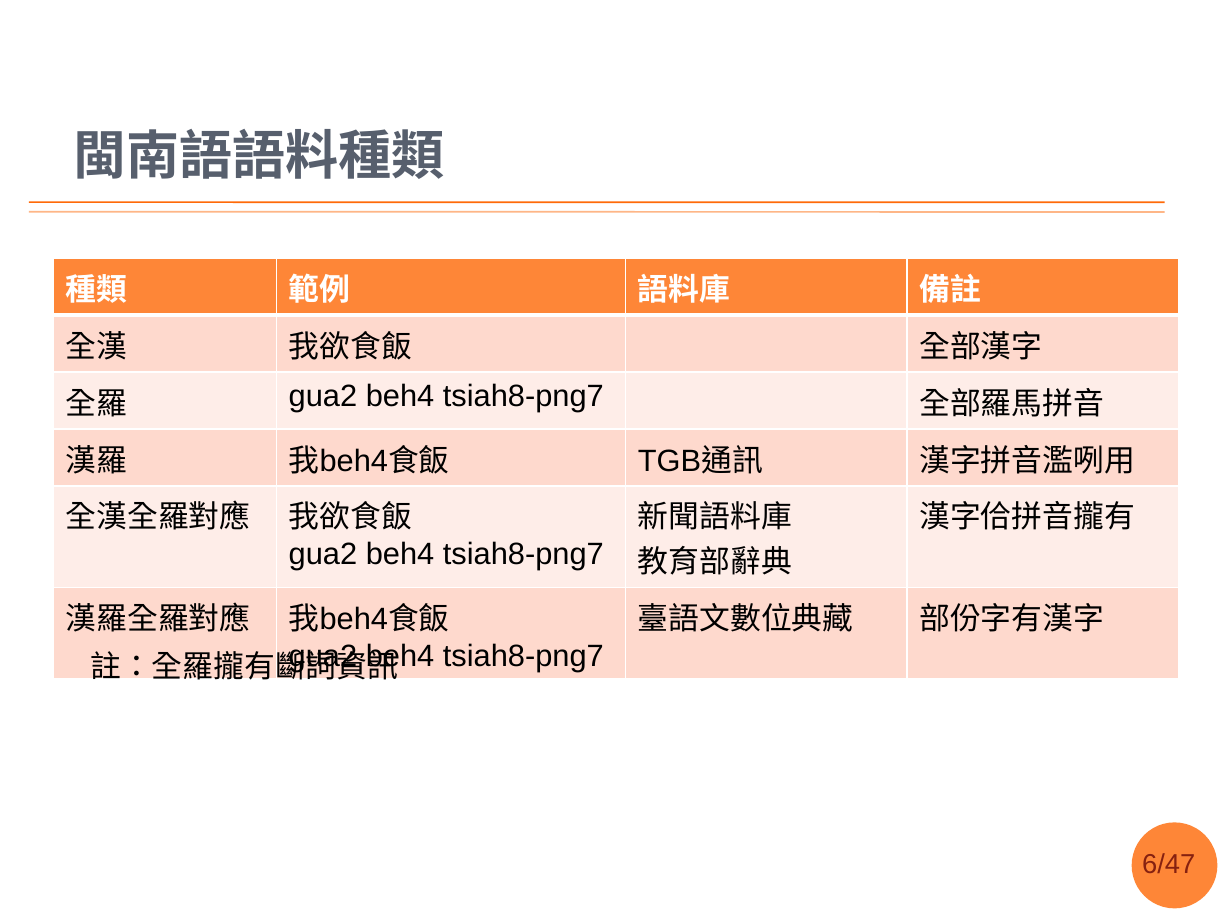
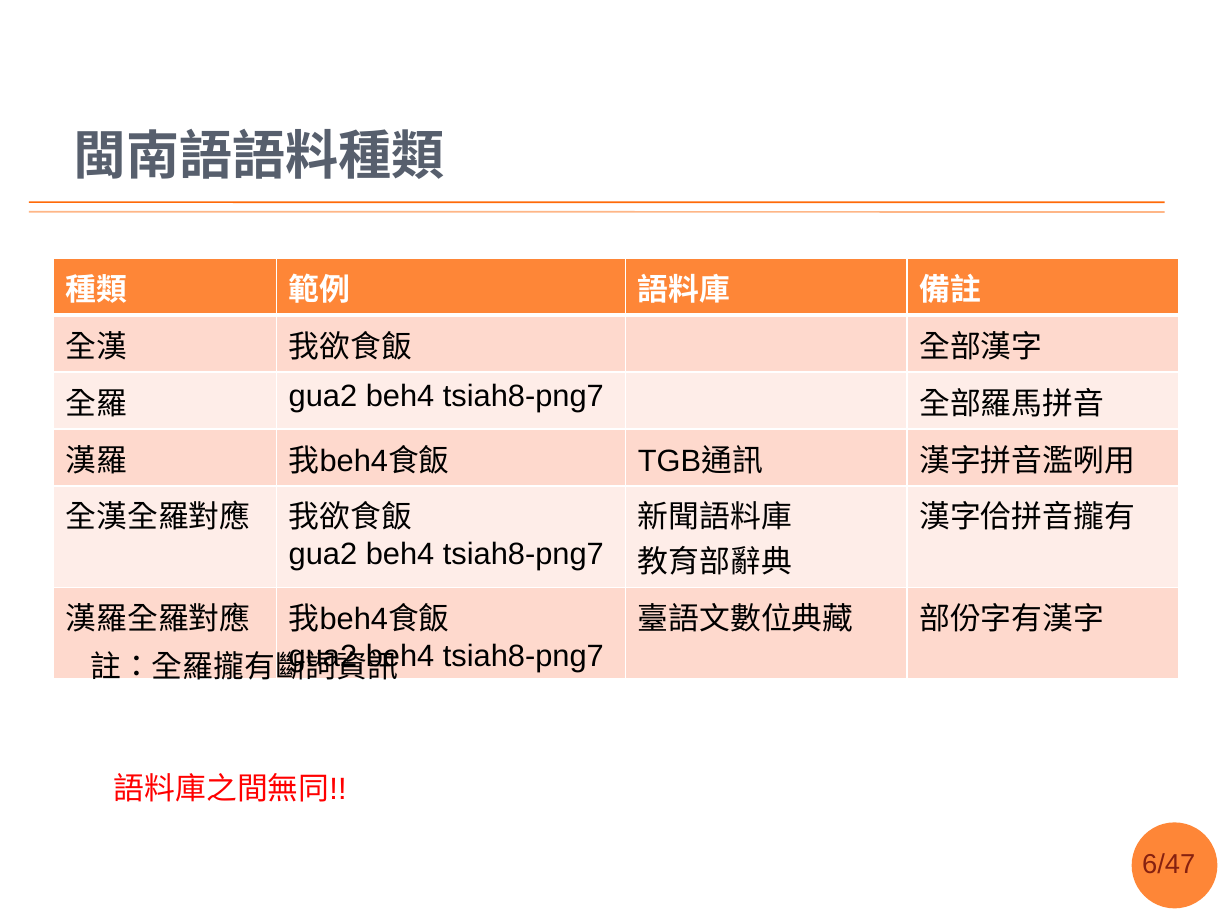
Before and after one commit to sih4sing5hong5/po3-ko3_tau5-iann2-phinn3, a slide deck: slide 6 of 翻譯報告.pptx. Drawn at 1232x924 pixels with LibreOffice and Linux fonts; fonts in the diff are those of the drawing; background and template pictures are left out. Boxes give left, top, right and bottom in pixels: in the first picture for what was removed or moved away, otherwise in the second. Text is boxed around its words. In the diff, an @@ line names an element or a change of style, - is before the commit and + after.

```diff
--- a/翻譯報告.pptx
+++ b/翻譯報告.pptx
@@ text added at box(114, 773, 347, 802), 18 pt, text #FF0000 @@
+語料庫之間無同!!
```
Also in this commit, not shown: 15 other slides changed, 2 slides added, 2 slides removed.
